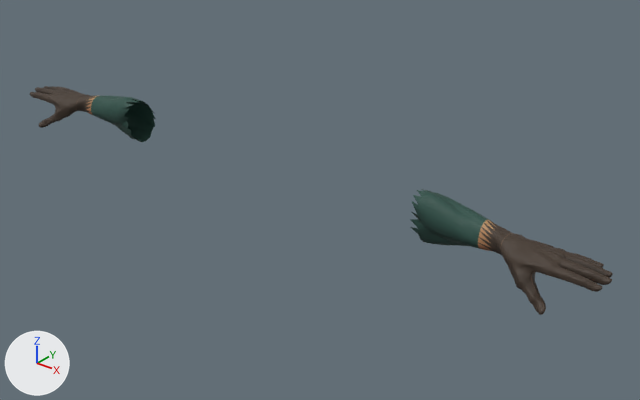
The glTF model forest_game/assets/hero/warden_arms.gltf as it was, and as the next commit left it.
Both versions are drawn from a 50 mm lens placed at (1.414, -1.462, 2.346), pointed at (0.144, 0.126, 1.361). The axes (+X, +Y, +Z) are drawn at lower left. The lights are the same throughout. The older version comes first. Vertices at exactly the same position are counted once.

Names of what the first picture shows: 'SuperHero_Male'.
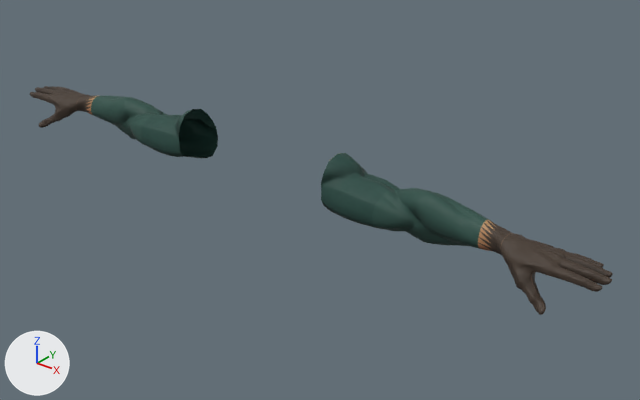
What changed in the scene script:
```text
Change me_sphere_005_retopology_004:
    used by ob_superhero_male; location = (0.0, 0.0, 0.0)
    remove me_sphere_005_retopology_004.from_pydata(...)  # 1958 vertices, 3858 faces; spans x -0.93..0.93, y -0.03..0.14, z 1.37..1.51
    add me_sphere_005_retopology_004.from_pydata(...)  # 2264 vertices, 4490 faces; spans x -0.93..0.93, y -0.03..0.16, z 1.36..1.53
    me_sphere_005_retopology_004 part 1: 153 vertices added at x 0.24..0.47, y 0.0..0.16, z 1.36..1.53
    me_sphere_005_retopology_004 part 2: 153 vertices added at x -0.47..-0.24, y 0.0..0.16, z 1.36..1.53
```

Boxes [x1, y1, x2, y2] around the edits, measured in the pictures (640 x 400 px):
part 1 of me_sphere_005_retopology_004, added (cyan)
    after: [321, 153, 422, 241]
part 2 of me_sphere_005_retopology_004, added (cyan)
    after: [129, 99, 218, 158]
